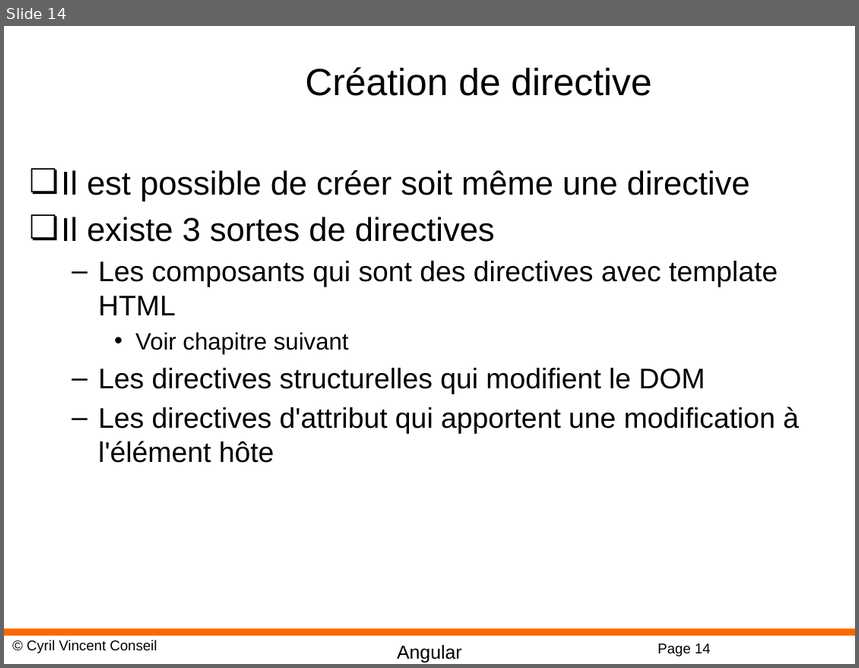
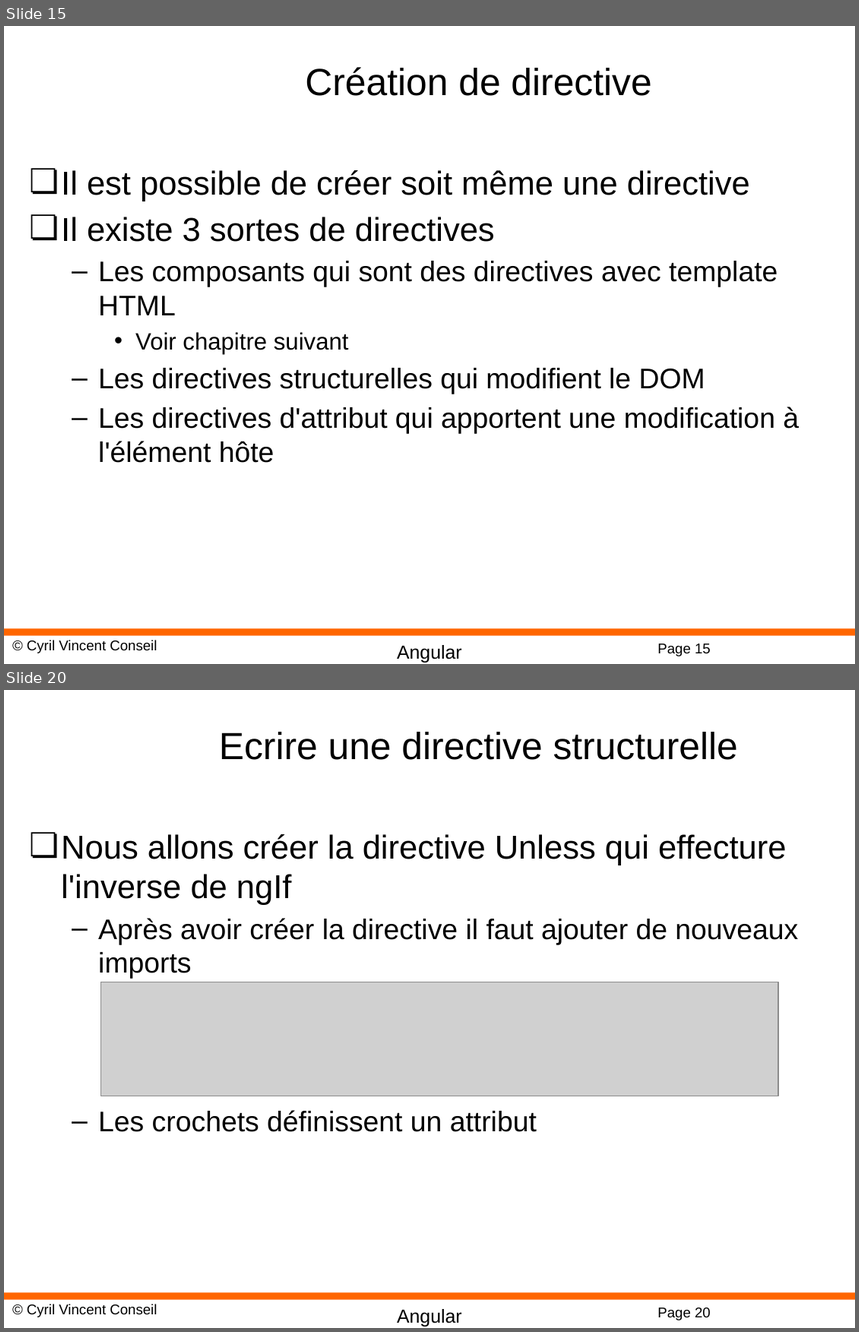
Before and after one commit to cyrilvincent/angular, a slide deck: PPT/Angular09-Directives.pptx. Shown one above the other, each under a label of ours: slide 14 before the commit, slides 15 and 20 after it; the slides between them are not shown. The pictures are 859x668 and 859x1332 pixels, drawn with LibreOffice and Linux fonts; fonts in the diff are those of the drawing; grey boxes stand for pictures; background and template pictures are left out. Boxes give left, top, right and bottom in pixels: in the first picture for what was removed or moved away, otherwise in the second. Text is boxed around its words. In the diff, an @@ line names an element or a change of style, - is before the commit and + after.

```diff
--- a/PPT/Angular09-Directives.pptx
+++ b/PPT/Angular09-Directives.pptx
@@ slide 20 added at (4,690,855,1328), background #FFFFFF; not listed: 4 template elements that a slide beside it also shows @@
@@ title added at (219,732,738,760), 32 pt, text #000000 @@
+Ecrire une directive structurelle
@@ text added at (61,834,798,1132), 24 pt, text #000000 @@
+❏ Nous allons créer la directive Unless qui effecture l'inverse de ngIf
+  – Après avoir créer la directive il faut ajouter de nouveaux imports
+  – Les crochets définissent un attribut
@@ picture added at (101,983,778,1097) @@
@@ what was slide 14 is now slide 15 @@
@@ page number at (658,644,711,657): text changed @@
-Page 14
+Page 15
```
Also in this commit, not shown: 3 slides changed, 4 other slides added, 22 other files.
